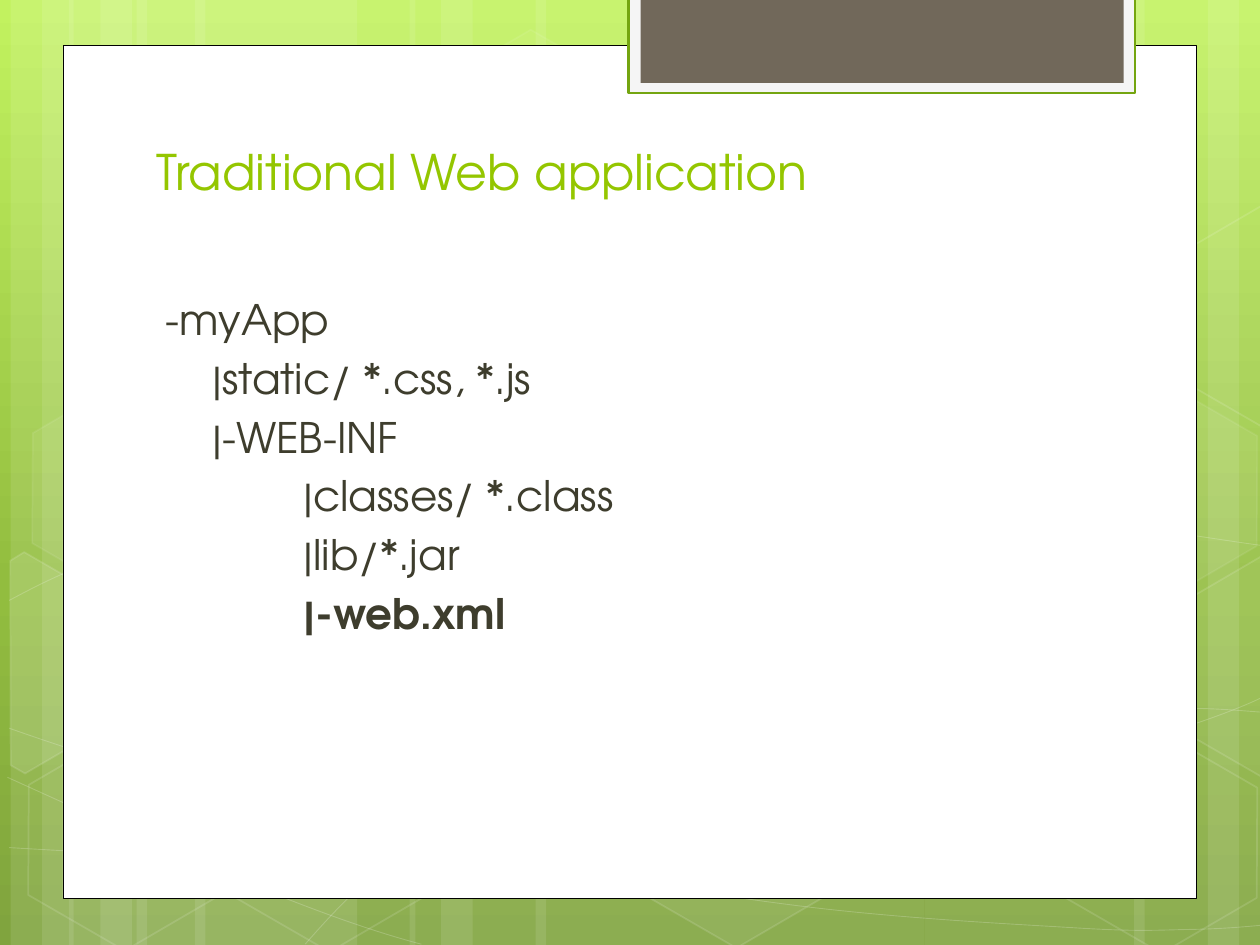
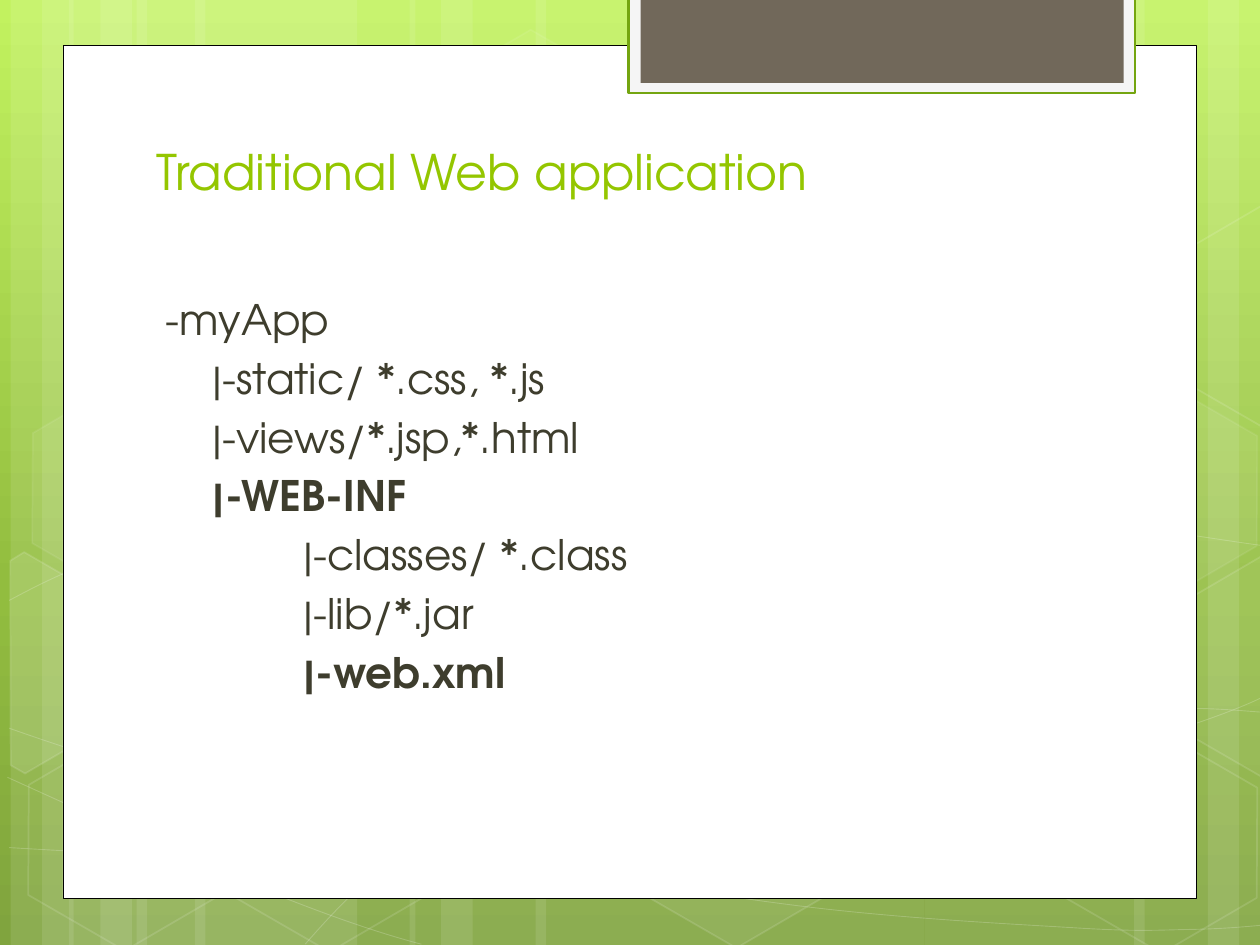
Before and after one commit to IPython-Learn/spring-web-training, a slide deck: slide 5 of SpringWebTraining.pptx (slide 3 before the commit). Drawn at 1260x945 pixels with LibreOffice and Linux fonts; fonts in the diff are those of the drawing. Boxes give left, top, right and bottom in pixels: in the first picture for what was removed or moved away, otherwise in the second. Text is boxed around its words. In the diff, an @@ line names an element or a change of style, - is before the commit and + after.

```diff
--- a/SpringWebTraining.pptx
+++ b/SpringWebTraining.pptx
@@ text at box(212, 363, 579, 461): text changed @@
-|static/ *.css, *.js
+|-static/ *.css, *.js
+|-views/*.jsp,*.html
@@ text at box(213, 480, 406, 518): bold on in "|-WEB-INF" @@
@@ text at box(303, 539, 628, 637): text changed @@
-|classes/ *.class
-|lib/*.jar
+|-classes/ *.class
+|-lib/*.jar
```
Also in this commit, not shown: 7 other slides changed, 5 slides added, 8 other files.
